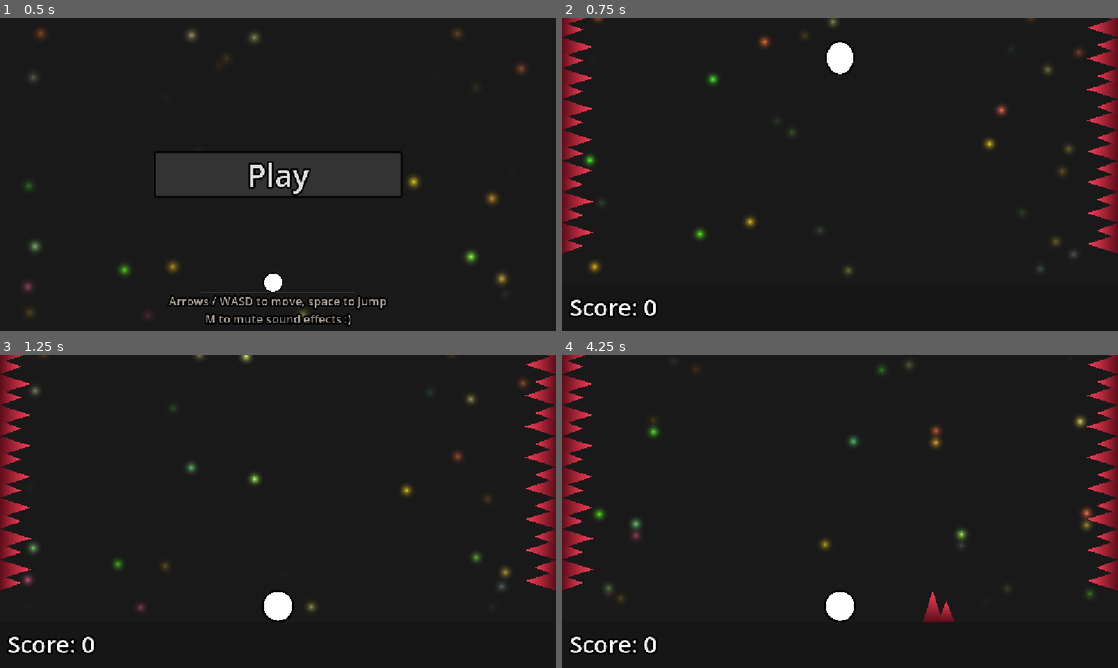
Above: before the commit, frames 1-4 (two rows, left to right).
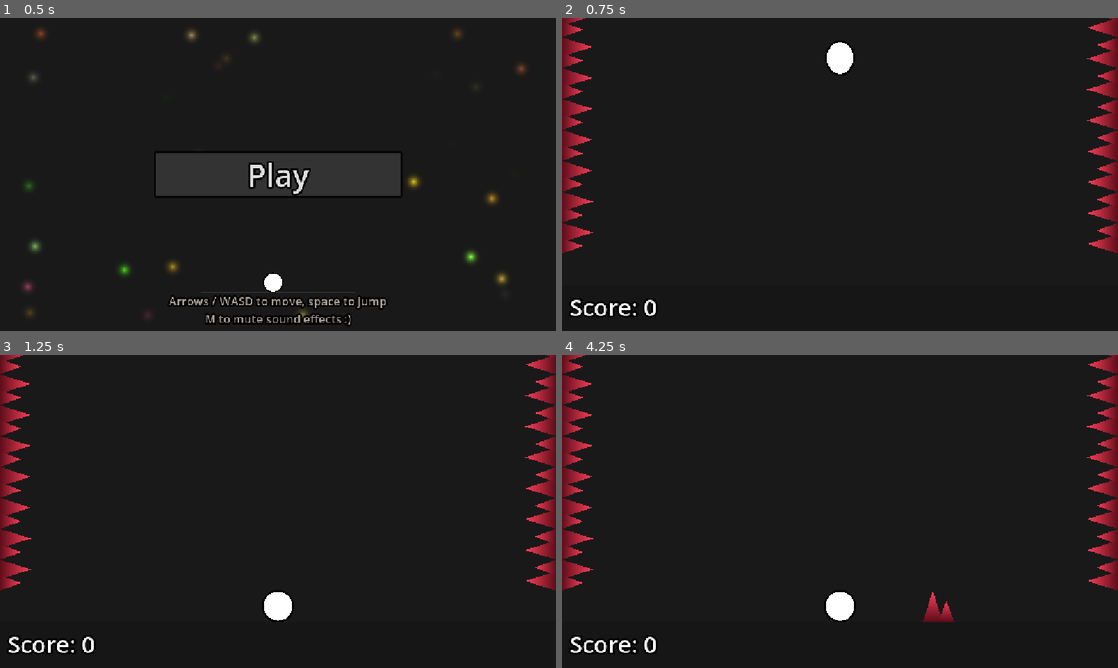
Above: after the commit, the same moments.

Repository: vindognz/dodge-the-spikes
Game: Godot game, scene res://scenes/start.tscn
The game is run twice, just before and just after one commit, with the same random seed, the same clock (stepped at 60 frames per second) and the same inputs.
Inputs (mouse positions are in pixels of both pictures, inside the frame that each line leads up to):
- Up to frame 1 (0.5 s): no input
- Up to frame 2 (0.75 s): click "Play" at 0.5 s
- Up to frame 3 (1.25 s): no input
- Up to frame 4 (4.25 s): tap Enter at 1.25 s; move the mouse to (962, 495) at 1.27 s; hold Right (right) 1.28-2 s; tap Alt at 1.35, 2.85 s; click (962, 495) at 1.42 s; tap Space (jump) at 1.52 s; drag from (728, 527) to (578, 574) at 2.02 s; move the mouse to (895, 442) at 2.77 s; hold A (left) 2.78-3.5 s; drag from (812, 574) to (578, 542) at 3.52 s

Frame 1 is identical in both runs. In frame 2, 0.8% of the frame differs, in the area x 4-94%, y 0-82%; in frame 3, 0.8%; in frame 4, 0.9%, in the area x 5-96%, y 2-79%.
Error after the commit: Attempt to call function 'set_shader_parameter' in base 'null instance' on a null instance. (res://scripts/fireflies.gd:11)

Commit message:
Added gameplay gif to README

Diff:
--- a/scenes/game.tscn
+++ b/scenes/game.tscn
@@ -3,7 +3,6 @@
 [ext_resource type="Script" uid="uid://d23eduqv4knlu" path="res://scripts/game.gd" id="1_lnu2h"]
 [ext_resource type="PackedScene" uid="uid://bvyjhp7v0x04v" path="res://scenes/player.tscn" id="1_uwrxv"]
 [ext_resource type="AudioStream" uid="uid://ci6pnpumog1wo" path="res://assets/sfx/score.wav" id="2_dinhu"]
-[ext_resource type="Shader" uid="uid://du1y2b5vp0oos" path="res://shaders/fireflies_bg.gdshader" id="2_iywne"]
 [ext_resource type="PackedScene" uid="uid://uxx4nd6pm7q2" path="res://scenes/spike.tscn" id="2_yqjtg"]
 [ext_resource type="AudioStream" uid="uid://q30ifgphetwl" path="res://assets/sfx/levelup.wav" id="3_kvuet"]
 [ext_resource type="Script" uid="uid://b8dajrp0j8p8l" path="res://scripts/fireflies.gd" id="3_p57ef"]
@@ -14,11 +13,6 @@
 [ext_resource type="Script" uid="uid://dalei46xxjy13" path="res://scripts/level_controller.gd" id="9_kvpfn"]
 [ext_resource type="StyleBox" uid="uid://bxcr3xly5138d" path="res://styles/UI_button_style.tres" id="10_vtaks"]
 
-[sub_resource type="ShaderMaterial" id="ShaderMaterial_iywne"]
-shader = ExtResource("2_iywne")
-shader_parameter/shader_time = 0.0
-shader_parameter/aspect = 2.087
-
 [sub_resource type="WorldBoundaryShape2D" id="WorldBoundaryShape2D_6ygxs"]
 
 [sub_resource type="InputEventKey" id="InputEventKey_dinhu"]
@@ -83,12 +77,11 @@
 
 [node name="Fireflies" type="ColorRect" parent="." unique_id=1378642603]
 z_index = -1
-material = SubResource("ShaderMaterial_iywne")
 offset_left = -144.0
 offset_top = -170.0
 offset_right = 144.0
 offset_bottom = -24.0
-color = Color(1, 1, 1, 0)
+color = Color(0.09803922, 0.09803922, 0.09803922, 1)
 script = ExtResource("3_p57ef")
 
 [node name="Player" parent="." unique_id=129299254 instance=ExtResource("1_uwrxv")]
Binary file changed: web-export/index.icon.png
Not shown, changed: README.md
Not shown, added: readme-assets/gif.gif
Not shown, changed: web-export/index.html
Not shown, changed: web-export/index.pck
